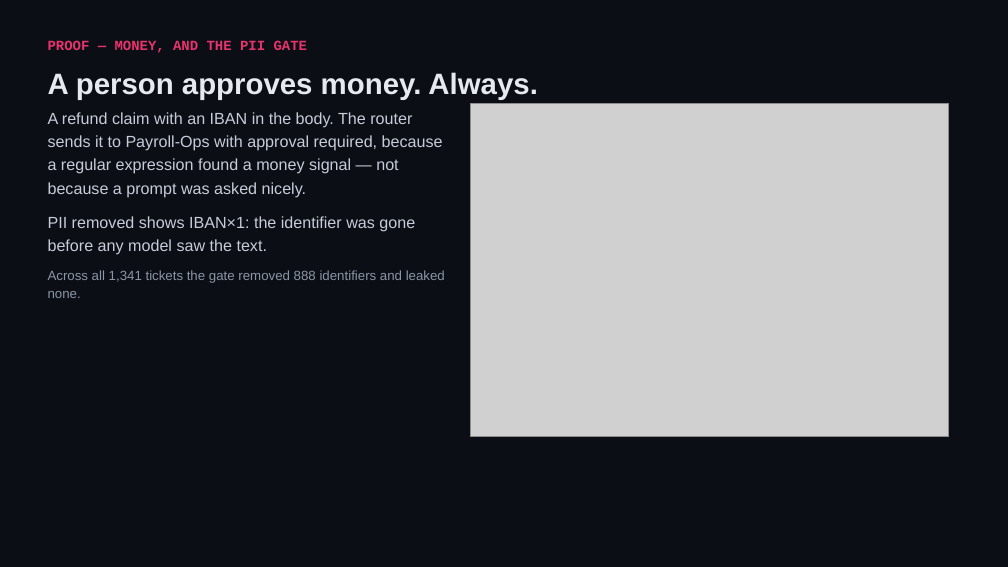
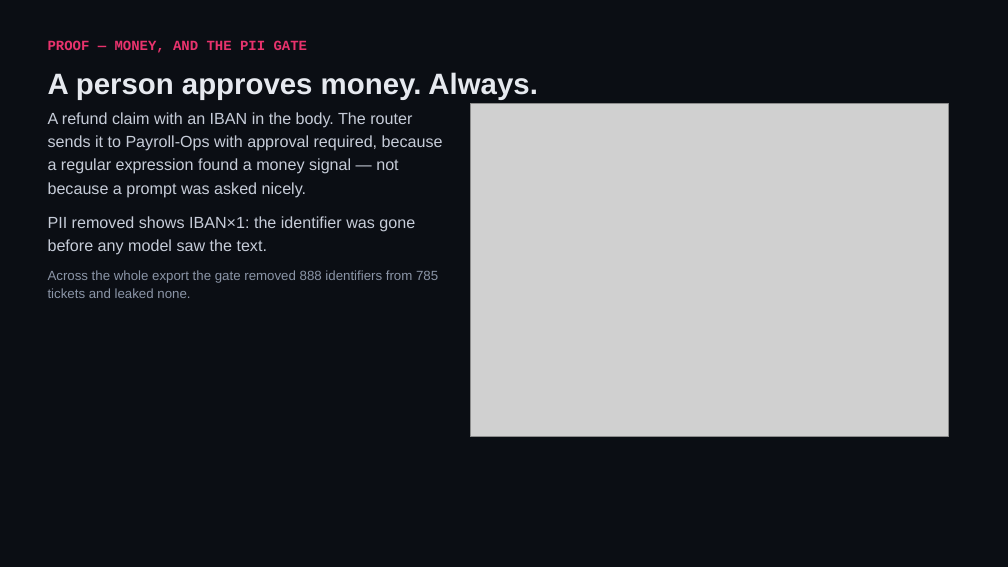
Before and after one commit to shivam-25/ramco-payce-pilot, a slide deck: slide 10 of docs/deck/ramco-payce-pilot.pptx. Drawn at 1008x567 pixels with LibreOffice and Linux fonts; fonts in the diff are those of the drawing; grey boxes stand for pictures. Boxes give left, top, right and bottom in pixels: in the first picture for what was removed or moved away, otherwise in the second. Text is boxed around its words. In the diff, an @@ line names an element or a change of style, - is before the commit and + after.

```diff
--- a/docs/deck/ramco-payce-pilot.pptx
+++ b/docs/deck/ramco-payce-pilot.pptx
@@ text at (x1=48, y1=270, x2=438, y2=298): text changed @@
-Across all 1,341 tickets the gate removed 888 identifiers and leaked none.
+Across the whole export the gate removed 888 identifiers from 785 tickets and leaked none.
```
Also in this commit, not shown: 1 other slide changed, 3 other files.
